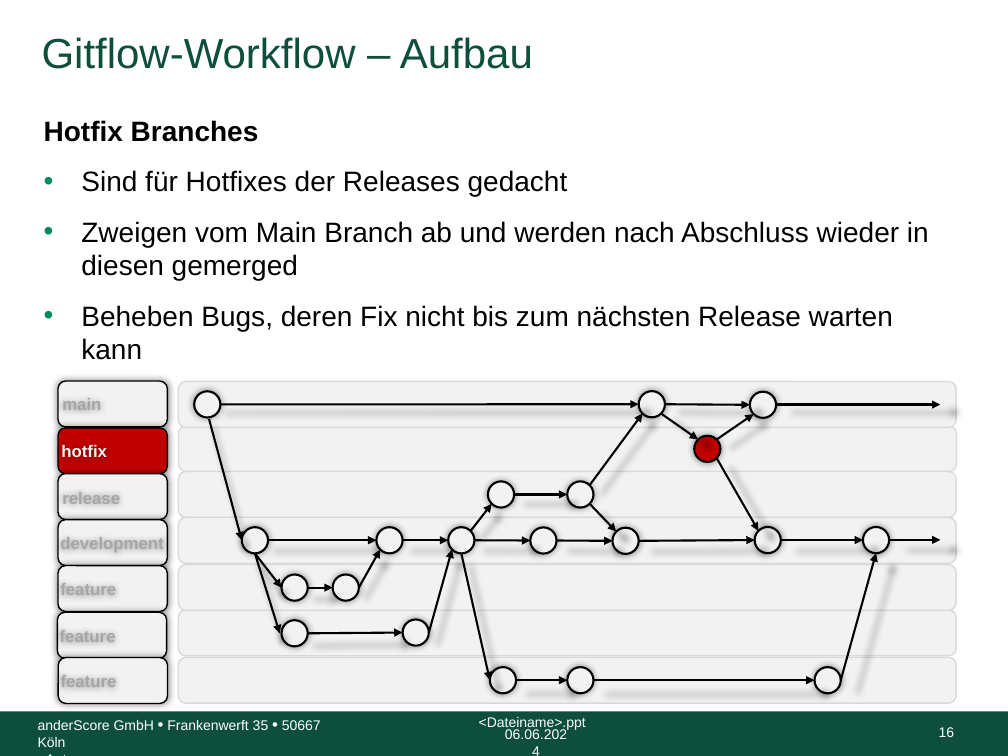
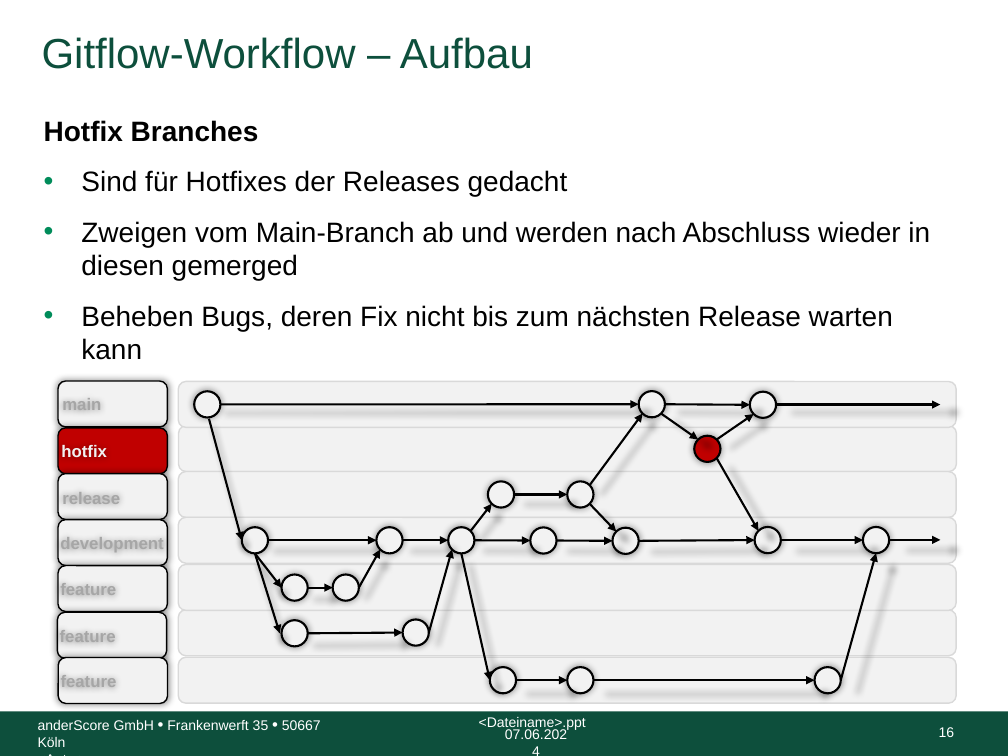
Before and after one commit to anderscore-gmbh/gitlab, a slide deck: slide 16 of slides/Tag-2_1-Gitflow-Workflow.pptx. Drawn at 1008x756 pixels with LibreOffice and Linux fonts; fonts in the diff are those of the drawing; background and template pictures are left out. Boxes give left, top, right and bottom in pixels: in the first picture for what was removed or moved away, otherwise in the second. Text is boxed around its words. In the diff, an @@ line names an element or a change of style, - is before the commit and + after.

Commit message:
Fix typos and slides

```diff
--- a/slides/Tag-2_1-Gitflow-Workflow.pptx
+++ b/slides/Tag-2_1-Gitflow-Workflow.pptx
@@ text at [81, 221, 930, 280]: text changed @@
-• Zweigen vom Main Branch ab und werden nach Abschluss wieder in diesen gemerged
+• Zweigen vom Main-Branch ab und werden nach Abschluss wieder in diesen gemerged
@@ text at [505, 729, 567, 739]: text changed @@
-06.06.2024
+07.06.2024
```
Also in this commit, not shown: 36 other slides changed.
